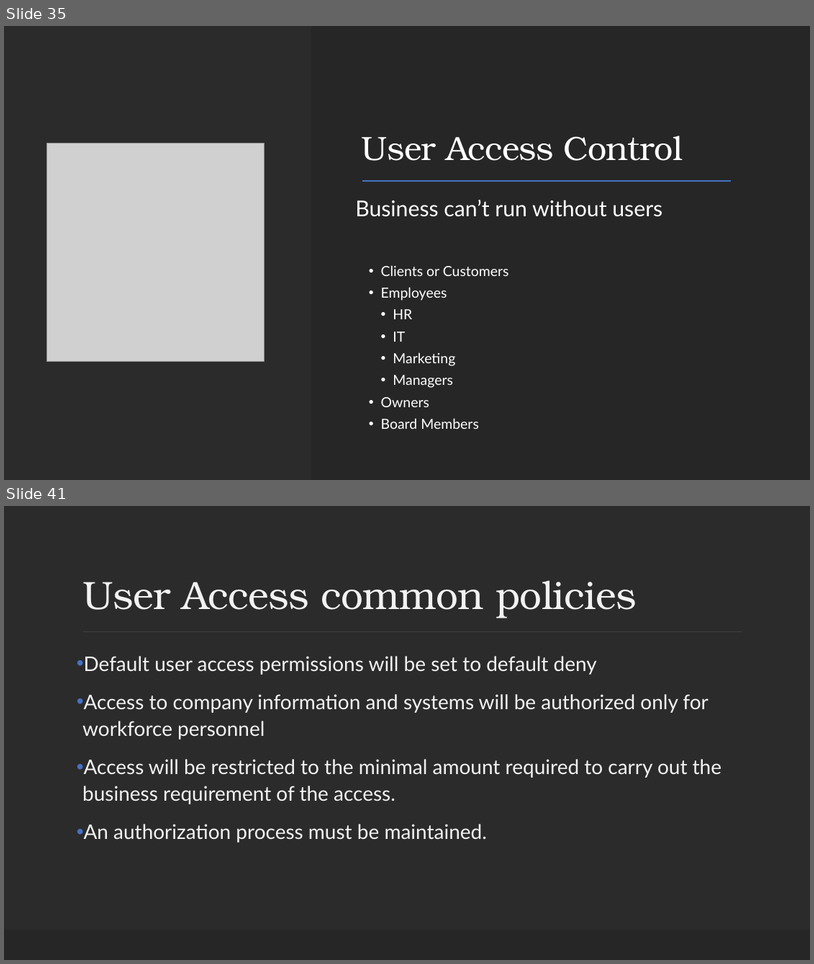
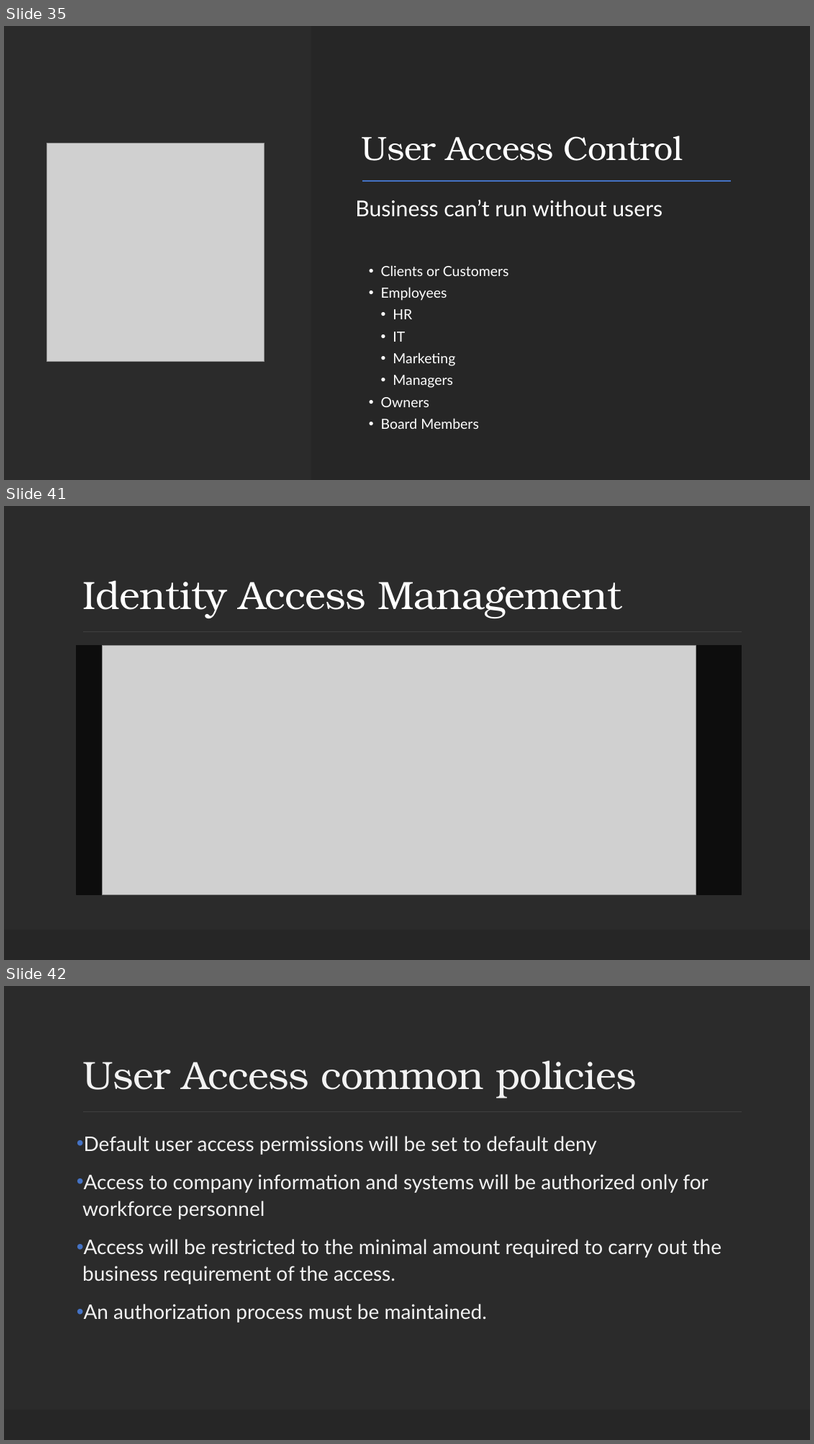
Before and after one commit to ronnie-1947/access-control-ppt, a slide deck: Access Control.pptx. Shown one above the other, each under a label of ours: slides 35 and 41 before the commit, slides 35, 41 and 42 after it; the slides between them are not shown. The pictures are 814x964 and 814x1444 pixels, drawn with LibreOffice and Linux fonts; fonts in the diff are those of the drawing; grey boxes stand for pictures; background and template pictures are left out; a plain dark background stands for a picture behind light text. Boxes give left, top, right and bottom in pixels: in the first picture for what was removed or moved away, otherwise in the second. Text is boxed around its words. In the diff, an @@ line names an element or a change of style, - is before the commit and + after.

```diff
--- a/Access Control.pptx
+++ b/Access Control.pptx
@@ slide 41 added at (x1=4, y1=506, x2=810, y2=960), background picture (left out); not listed: 2 template elements that a slide beside it also shows @@
@@ title added at (x1=82, y1=580, x2=623, y2=618), 47 pt, text #FFFFFF @@
+Identity Access Management
@@ rectangle added at (x1=77, y1=646, x2=742, y2=894), fill #0D0D0D, outline #0D0D0D 1.25 pt @@
@@ picture added at (x1=102, y1=646, x2=696, y2=894) @@
@@ what was slide 41 is now slide 42 @@
```
Also in this commit, not shown: 30 slides changed.
